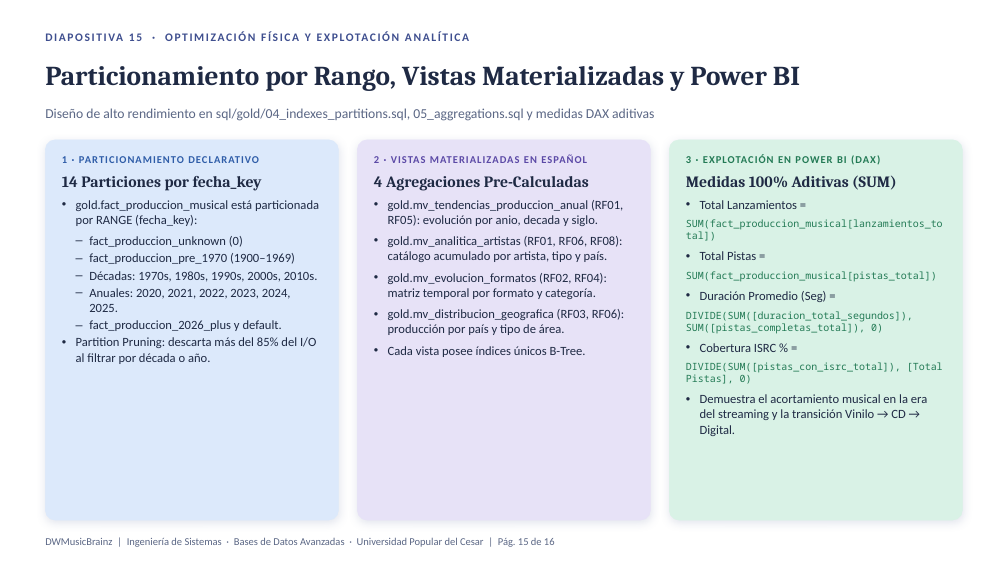
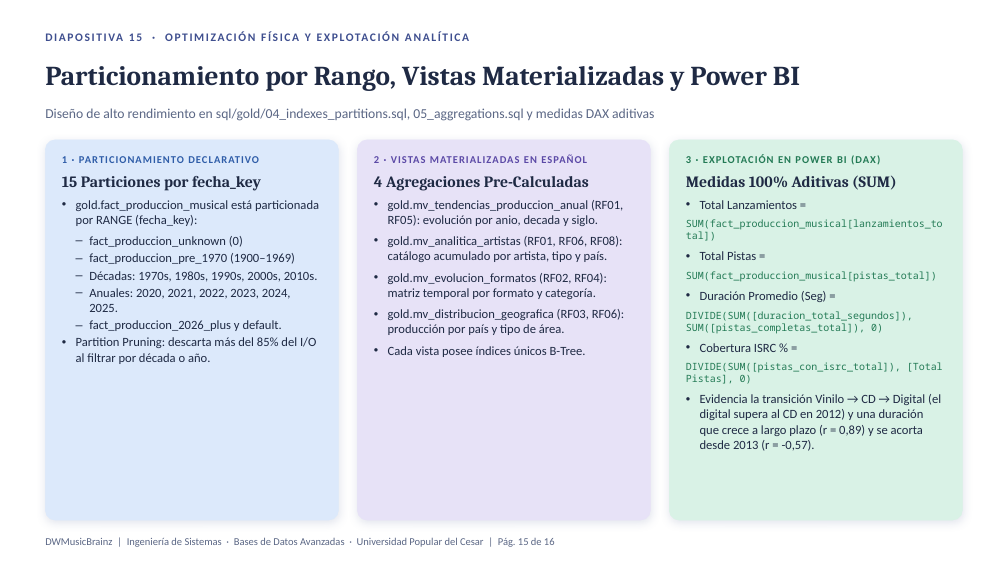
Before and after one commit to srusso1/DWH-MusicBrainz, a slide deck: slide 15 of docs/DWMusicBrainz_Sustentacion_v2.pptx. Drawn at 1008x567 pixels with LibreOffice and Linux fonts; fonts in the diff are those of the drawing; background and template pictures are left out. Boxes give left, top, right and bottom in pixels: in the first picture for what was removed or moved away, otherwise in the second. Text is boxed around its words. In the diff, an @@ line names an element or a change of style, - is before the commit and + after.

Commit message:
docs: actualizar documentos de sustentacion con cifras y hallazgos corregidos
- Volumetria real de silver y gold (98,6 M filas, 16 GB, hecho de 2.967.681 filas)
- 15 particiones, catalogo silver.language y nombres oficiales de idioma
- Regla de fecha sin imputar con el anio del artista y conteos aditivos
- Conclusion de RF05 basada en los coeficientes de Pearson reales
- Declarar python-pptx en requirements

```diff
--- a/docs/DWMusicBrainz_Sustentacion_v2.pptx
+++ b/docs/DWMusicBrainz_Sustentacion_v2.pptx
@@ text at <box>81,176,261,191</box>: text changed @@
-14 Particiones por fecha_key
+15 Particiones por fecha_key
@@ text at <box>700,394,941,451</box>: text changed @@
-• Demuestra el acortamiento musical en la era del streaming y la transición Vinilo → CD → Digital.
+• Evidencia la transición Vinilo → CD → Digital (el digital supera al CD en 2012) y una duración que crece a largo plazo (r = 0,89) y se acorta desde 2013 (r = -0,57).
```
Also in this commit, not shown: 11 other slides changed, 5 other files.
